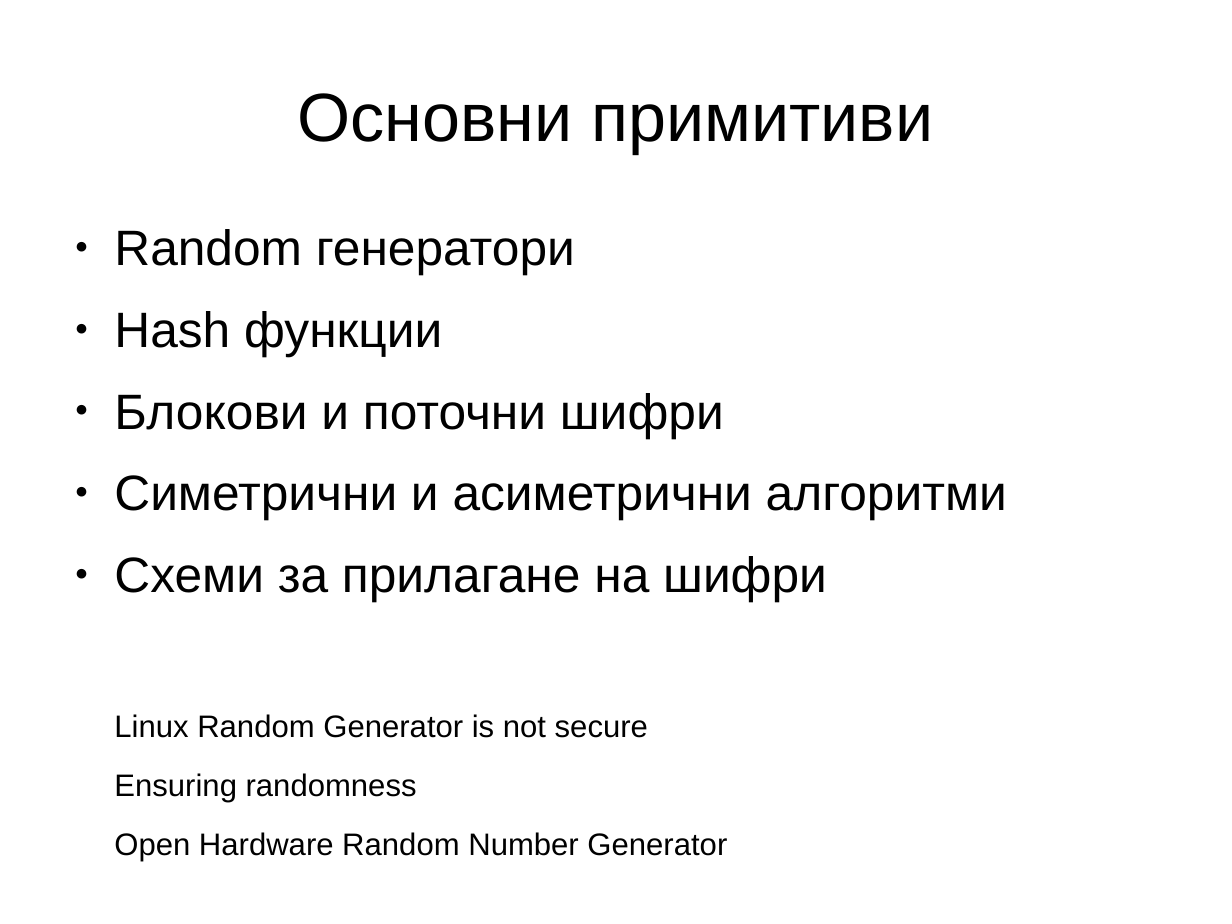
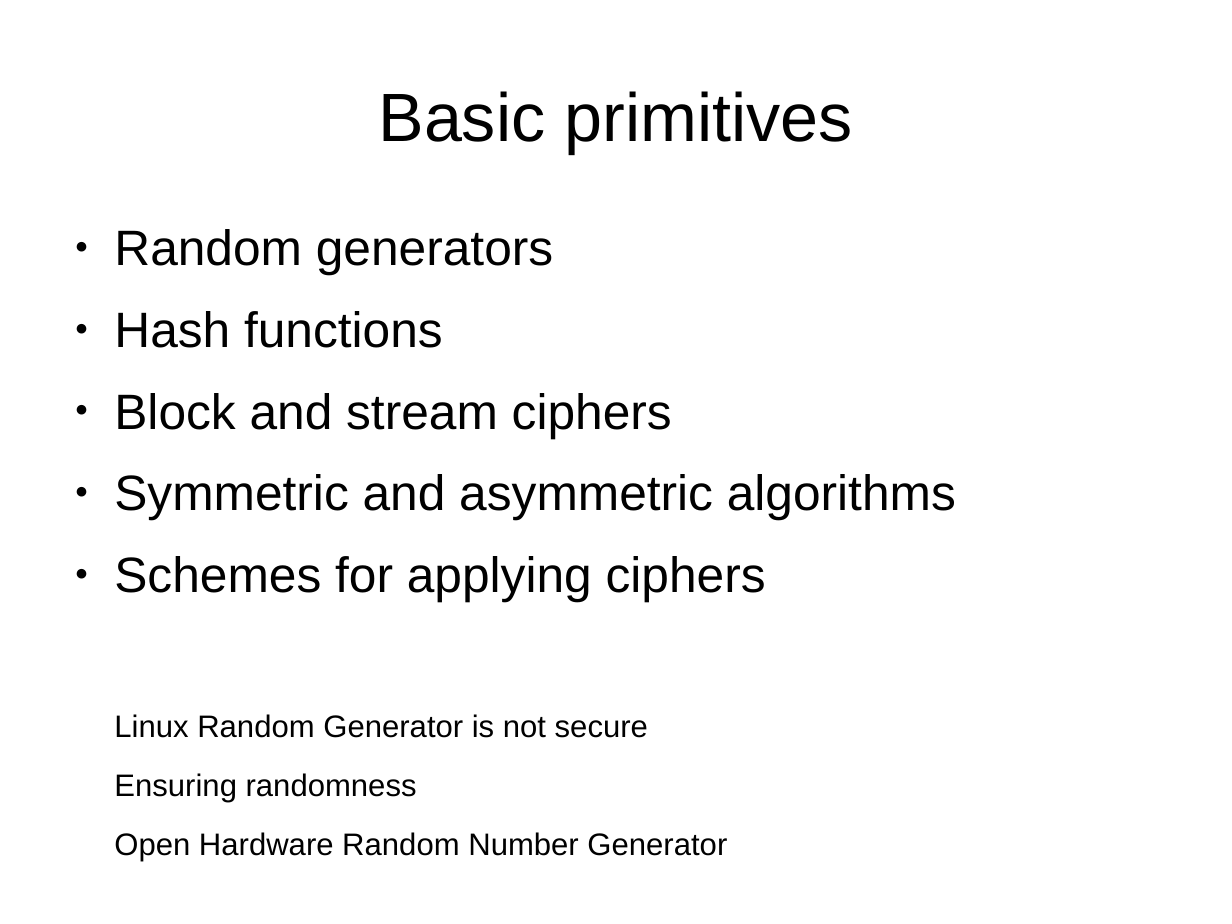
Before and after one commit to hackman/netsec1, a slide deck: slide 14 of presentations/cryptography.odp. Drawn at 1232x924 pixels with LibreOffice and Linux fonts; fonts in the diff are those of the drawing. Boxes give left, top, right and bottom in pixels: in the first picture for what was removed or moved away, otherwise in the second. Text is boxed around its words. In the diff, an @@ line names an element or a change of style, - is before the commit and + after.

```diff
--- a/presentations/cryptography.odp
+++ b/presentations/cryptography.odp
@@ title at (379, 91, 852, 153): text changed @@
-Основни примитиви
+Basic primitives
@@ text at (114, 229, 956, 601): text changed @@
-● Random генератори
-● Hash функции
-● Блокови и поточни шифри
-● Симетрични и асиметрични алгоритми
-● Схеми за прилагане на шифри
+● Random generators
+● Hash functions
+● Block and stream ciphers
+● Symmetric and asymmetric algorithms
+● Schemes for applying ciphers
```
Also in this commit, not shown: 31 other slides changed, 8 slides added, 8 slides removed.
